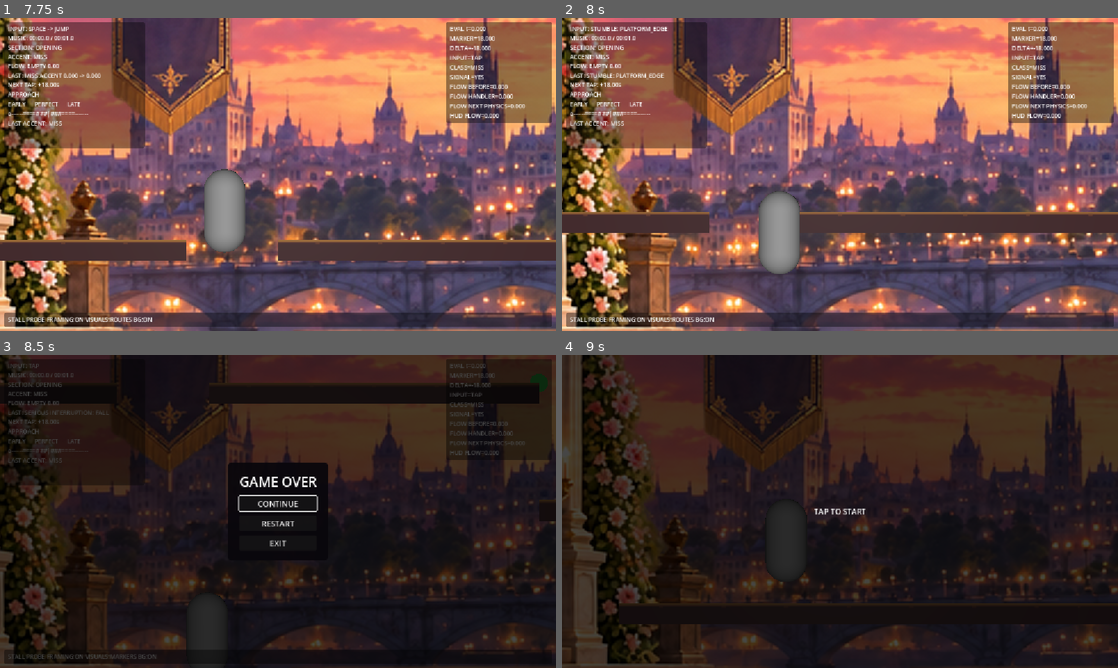
Above: before the commit, frames 1-4 (two rows, left to right).
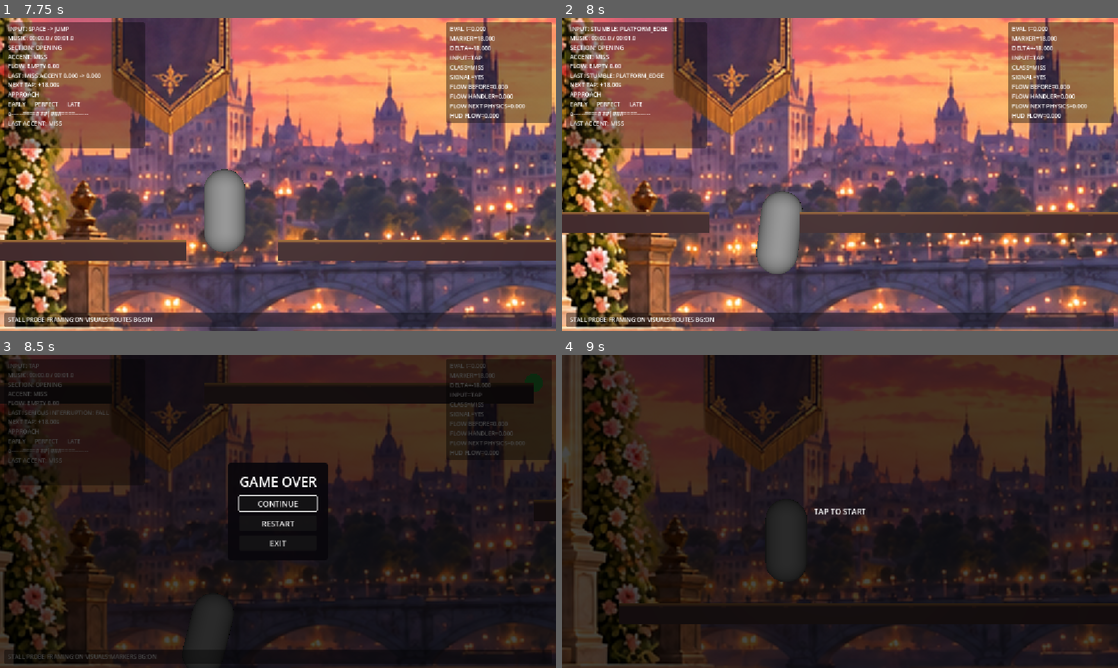
Above: after the commit, the same moments.

Repository: cemtheman/pasderun
Game: Godot game, scene res://scenes/gameplay/generated/graceful_opening_00_30_runtime.tscn
Two runs of this game, one before a commit and one after it. Both use one fixed random seed, a clock stepped at 60 frames per second and the inputs below. Sound files missing from this copy of the repository are replaced by a short silence.
Inputs (mouse positions are in pixels of both pictures, inside the frame that each line leads up to):
- Up to frame 1 (7.75 s): tap Enter at 0.5 s; move the mouse to (400, 158) at 0.52 s; tap H at 0.6, 3.6, 6.6 s; click (400, 158) at 0.67 s; tap Space (jump) at 0.77, 3.77, 6.77 s; drag from (166, 190) to (250, 237) at 1.27 s; move the mouse to (333, 105) at 2.02 s; tap V at 2.1, 5.1 s; click (333, 105) at 2.17 s; drag from (250, 237) to (111, 127) at 2.77 s; move the mouse to (444, 221) at 3.52 s; click (444, 221) at 3.67 s; drag from (111, 127) to (194, 96) at 4.27 s; move the mouse to (305, 174) at 5.02 s; click (305, 174) at 5.17 s; drag from (194, 96) to (166, 190) at 5.77 s; move the mouse to (400, 158) at 6.52 s; click (400, 158) at 6.67 s; drag from (166, 190) to (250, 237) at 7.27 s
- Up to frame 2 (8 s): no input
- Up to frame 3 (8.5 s): move the mouse to (333, 442) at 8.02 s; tap V at 8.1 s; click (333, 442) at 8.17 s
- Up to frame 4 (9 s): click "RESTART" at 8.75 s

Frame 1 is identical in both runs. In frame 2, 0.1% of the frame differs, in the area x 34-44%, y 55-82%; in frame 3, 0.2%, in the area x 32-99%, y 6-94%; in frame 4, nothing differs.

Commit message:
fix: make phase 6 recovery observable at runtime

Diff:
--- a/scenes/gameplay/dancer.gd
+++ b/scenes/gameplay/dancer.gd
@@ -13,10 +13,14 @@
 const STUMBLE_DURATION := 0.24
 const RECOVERY_DURATION := 0.62
 const STUMBLE_SPEED_MULTIPLIER := 0.45
-const RECOVERY_SPEED_MULTIPLIER := 0.78
+const RECOVERY_SPEED_MULTIPLIER := 1.21
 const VALID_DROP_MINIMUM := 0.60
 const MAX_TRAVERSABLE_STEP_HEIGHT := 0.45
 const STEP_FORWARD_CLEARANCE := 0.16
+const STEP_PROBE_BACKOFF := 0.08
+const STUMBLE_VISUAL_TILT_RADIANS := 0.30
+const STUMBLE_VISUAL_TILT_SPEED := 2.4
+const RECOVERY_VISUAL_RETURN_SPEED := 0.65
 
 # PAS DE RUN — DANCER CONTROLLER v0.4
 #
@@ -98,6 +102,7 @@
 
 var normal_mesh_scale: Vector3 = Vector3.ONE
 var normal_mesh_y: float = 0.0
+var normal_mesh_rotation_z: float = 0.0
 
 
 # ---------------------------------------------------------
@@ -154,6 +159,7 @@
 
 	normal_mesh_scale = body_mesh.scale
 	normal_mesh_y = body_mesh.position.y
+	normal_mesh_rotation_z = body_mesh.rotation.z
 
 
 func _physics_process(delta: float) -> void:
@@ -182,6 +188,7 @@
 	# ---------------------------------------------------------
 
 	_update_locomotion_state(delta)
+	_update_locomotion_visual(delta)
 	velocity.x = run_speed * _locomotion_speed_multiplier()
 
 
@@ -452,6 +459,7 @@
 	_locomotion_timer = 0.0
 	_jump_in_progress = false
 	_airborne_origin_y = global_position.y
+	body_mesh.rotation.z = normal_mesh_rotation_z
 	locomotion_state_changed.emit(&"NORMAL", &"RESET")
 
 
@@ -470,6 +478,20 @@
 		locomotion_state = LocomotionState.NORMAL
 		_locomotion_timer = 0.0
 		locomotion_state_changed.emit(&"NORMAL", last_stumble_reason)
+		_show_input("NORMAL")
+
+
+func _update_locomotion_visual(delta: float) -> void:
+	var target_rotation_z := normal_mesh_rotation_z
+	var rotation_speed := RECOVERY_VISUAL_RETURN_SPEED
+	if locomotion_state == LocomotionState.STUMBLE:
+		target_rotation_z = normal_mesh_rotation_z - STUMBLE_VISUAL_TILT_RADIANS
+		rotation_speed = STUMBLE_VISUAL_TILT_SPEED
+	body_mesh.rotation.z = move_toward(
+		body_mesh.rotation.z,
+		target_rotation_z,
+		rotation_speed * delta
+	)
 
 
 func _locomotion_speed_multiplier() -> float:
@@ -510,10 +532,12 @@
 
 
 func _attempt_small_step(delta: float) -> bool:
+	var probe_transform := global_transform
+	probe_transform.origin.x -= STEP_PROBE_BACKOFF
+	var upward_motion := Vector3.UP * MAX_TRAVERSABLE_STEP_HEIGHT
+	if test_move(probe_transform, upward_motion):
+		return false
 	var raised_transform := global_transform
-	var upward_motion := Vector3.UP * MAX_TRAVERSABLE_STEP_HEIGHT
-	if test_move(global_transform, upward_motion):
-		return false
 	raised_transform.origin.y += MAX_TRAVERSABLE_STEP_HEIGHT
 	var forward_motion := Vector3(
 		maxf(run_speed * delta, STEP_FORWARD_CLEARANCE),
Not shown, changed: tools/music_analyzer/test_phase6_recovery_flow.py
